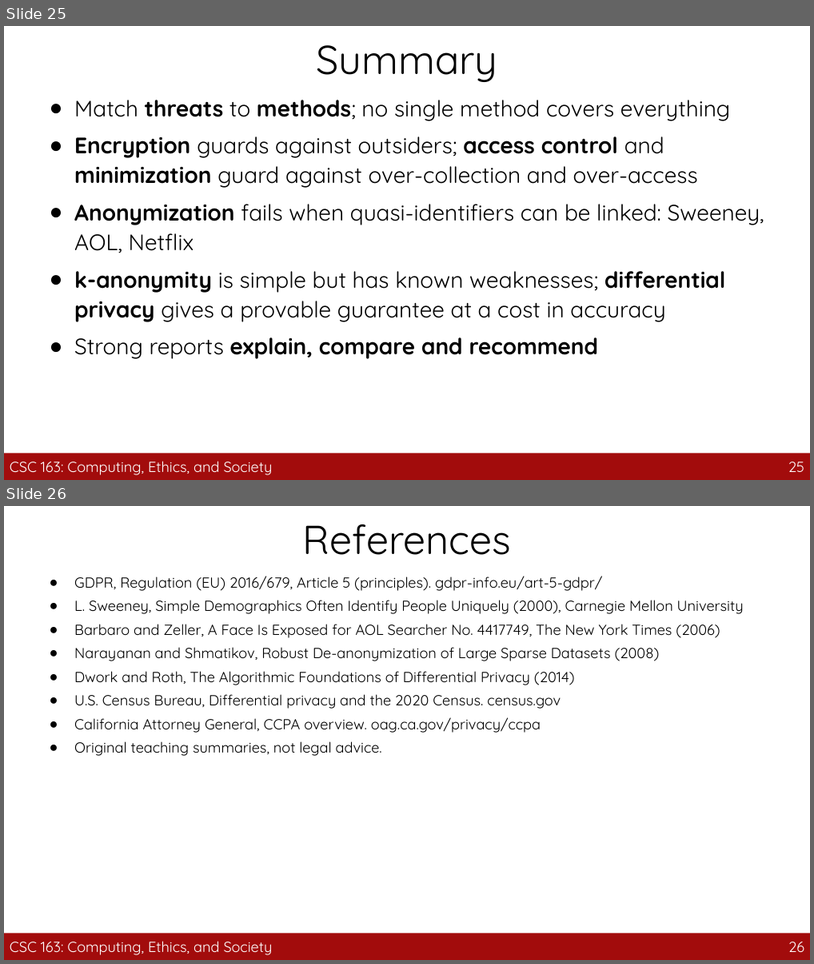
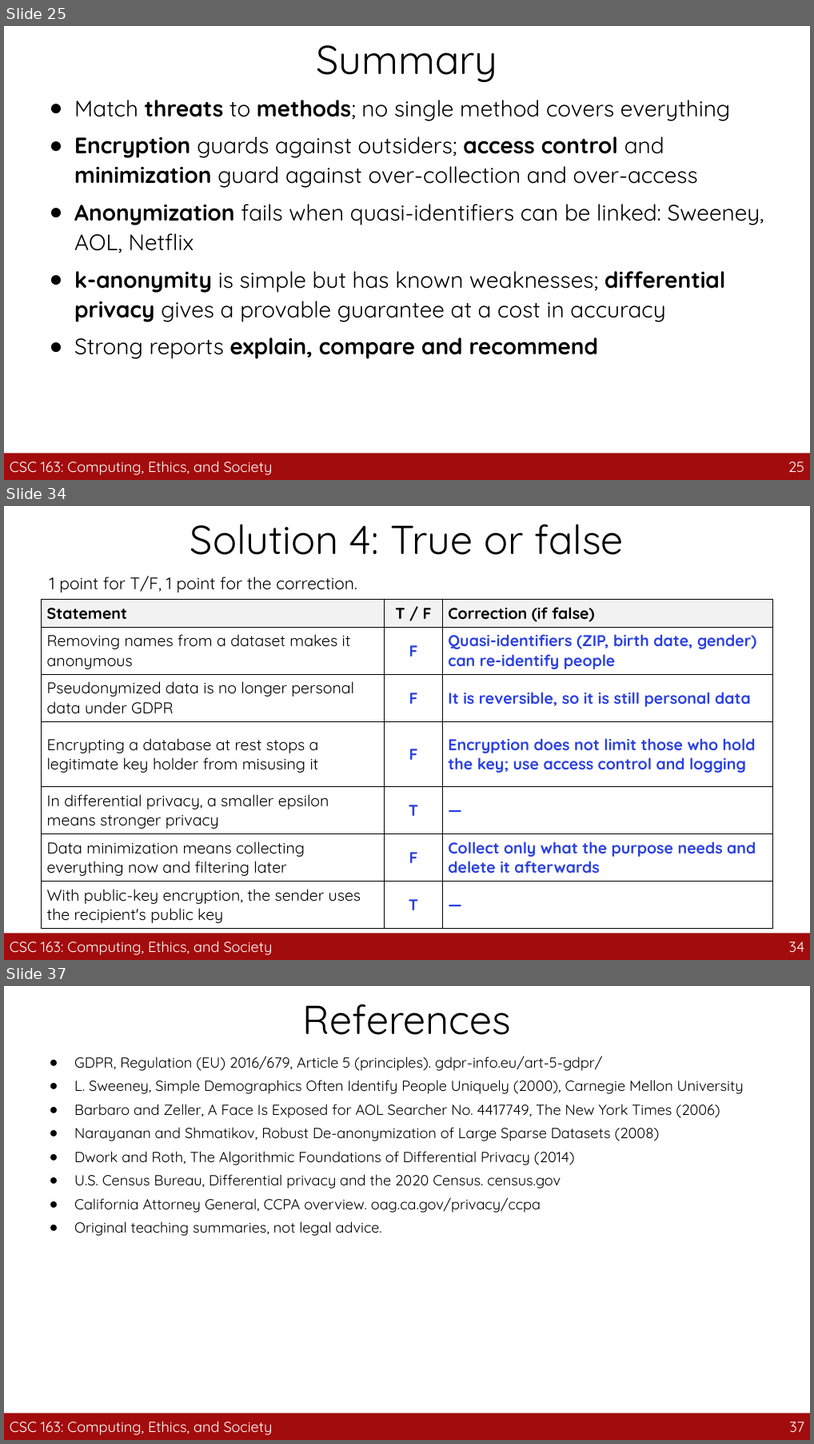
Before and after one commit to guhofstra/CSC163Fa26, a slide deck: PPTs/A3_Data_Privacy.pptx. Shown one above the other, each under a label of ours: slides 25 and 26 before the commit, slides 25, 34 and 37 after it; the slides between them are not shown. The pictures are 814x964 and 814x1444 pixels, drawn with LibreOffice and Linux fonts; fonts in the diff are those of the drawing. Boxes give left, top, right and bottom in pixels: in the first picture for what was removed or moved away, otherwise in the second. Text is boxed around its words. In the diff, an @@ line names an element or a change of style, - is before the commit and + after.

```diff
--- a/PPTs/A3_Data_Privacy.pptx
+++ b/PPTs/A3_Data_Privacy.pptx
@@ slide 34 added at (4, 506, 810, 960), background #FFFFFF @@
@@ title added at (190, 524, 623, 555), 36 pt, text #000000 @@
+Solution 4: True or false
@@ text added at (50, 576, 357, 592), 15 pt, text #000000 @@
+1 point for T/F, 1 point for the correction.
@@ table added at (41, 600, 774, 926), 7 rows, 3 columns @@
+Statement | T / F | Correction (if false)
+Removing names from a dataset makes it anonymous | F | Quasi-identifiers (ZIP, birth date, gender) can re-identify people
+Pseudonymized data is no longer personal data under GDPR | F | It is reversible, so it is still personal data
+Encrypting a database at rest stops a legitimate key holder from misusing it | F | Encryption does not limit those who hold the key; use access control and logging
+In differential privacy, a smaller epsilon means stronger privacy | T | —
+Data minimization means collecting everything now and filtering later | F | Collect only what the purpose needs and delete it afterwards
+With public-key encryption, the sender uses the recipient's public key | T | —
@@ rectangle added at (4, 932, 810, 959), fill #A20C0C @@
@@ text added at (10, 940, 273, 955), 13 pt, text #FFFFFF @@
+CSC 163: Computing, Ethics, and Society
@@ page number added at (790, 941, 806, 952), 13 pt, text #FFFFFF @@
+34
@@ what was slide 26 is now slide 37 @@
@@ page number at (790, 1421, 805, 1432): text changed @@
-26
+37
```
Also in this commit, not shown: 10 other slides added, 25 other files.
